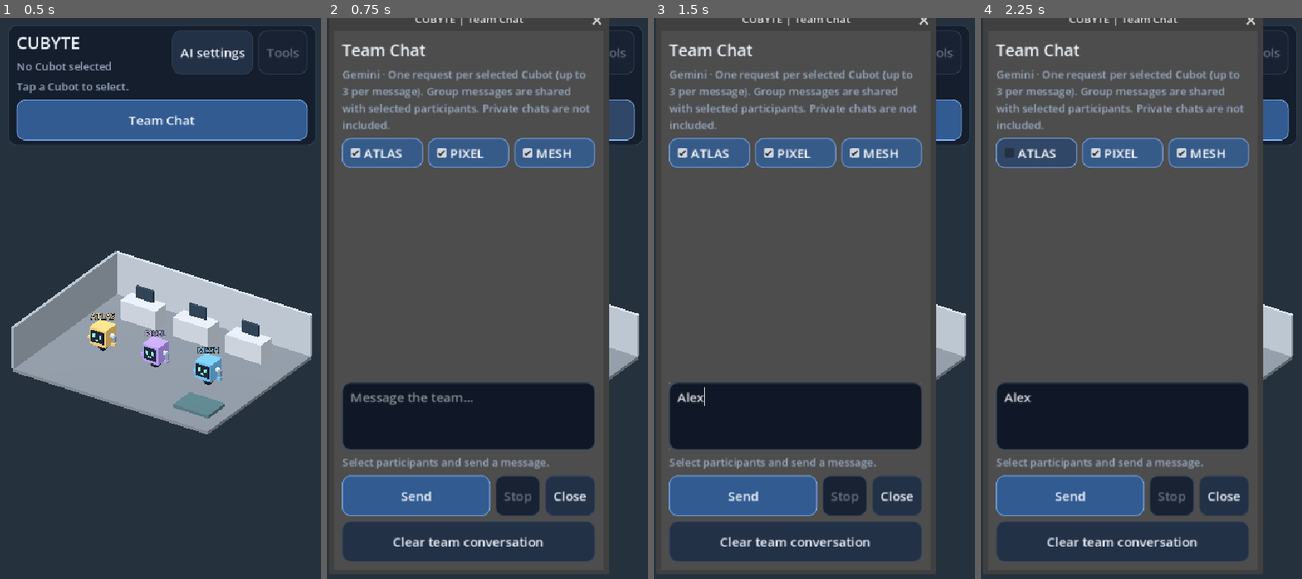
Above: before the commit, frames 1-4 (left to right).
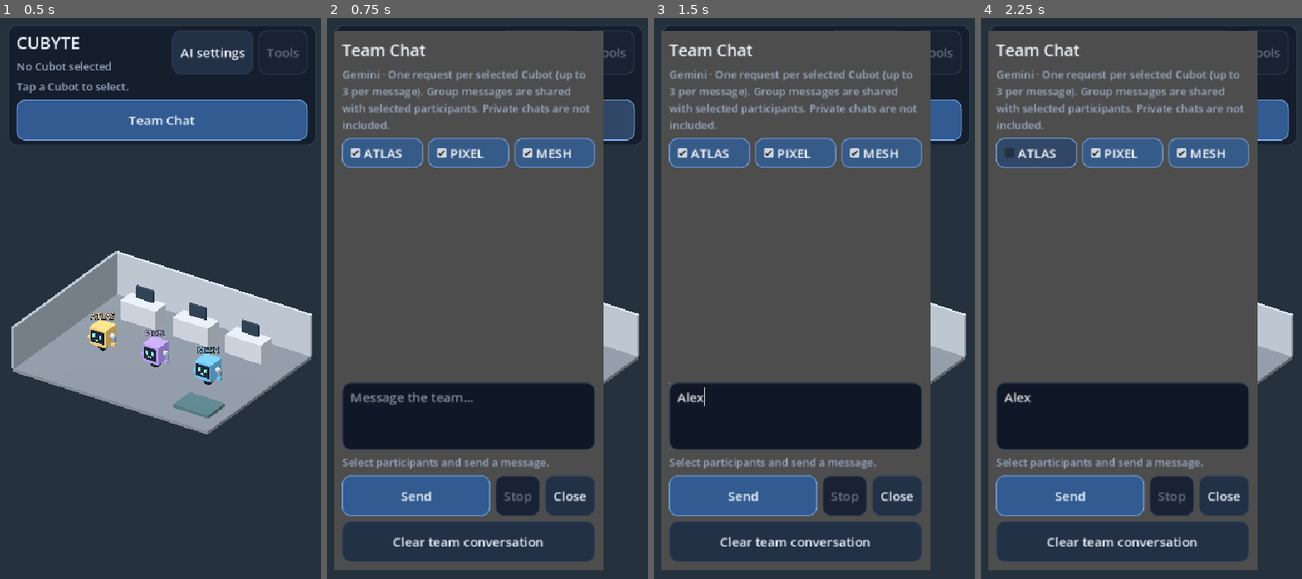
Above: after the commit, the same moments.

Repository: joparoxxx/VOXHAVEN
Game: Godot game, scene res://scenes/office.tscn
Two runs of this game, one before a commit and one after it. Both use one fixed random seed, a clock stepped at 60 frames per second and the inputs below.
Inputs (mouse positions are in pixels of both pictures, inside the frame that each line leads up to):
- Up to frame 1 (0.5 s): no input
- Up to frame 2 (0.75 s): click "Team Chat" at 0.5 s
- Up to frame 3 (1.5 s): click (795, 416) at 1.27 s; type "Alex" at 1.35 s
- Up to frame 4 (2.25 s): click "ATLAS" at 2 s

Frame 1 is identical in both runs. In frame 2, 5.6% of the frame differs, in the area x 0-88%, y 0-100%; in frame 3, 5.6%; in frame 4, 5.6%.

Commit message:
fix(ui): use fixed centered non-draggable modal windows [skip ci]

Diff:
--- a/game/scenes/team_chat.gd
+++ b/game/scenes/team_chat.gd
@@ -23,8 +23,7 @@
 
 func _ready() -> void:
 	title = "CUBYTE | Team Chat"
-	transient = true
-	exclusive = true
+	UI.configure_modal(self)
 	size = Vector2i(450, 860)
 	close_requested.connect(_close)
 	var margin := MarginContainer.new()
@@ -80,7 +79,7 @@
 	if busy:
 		return
 	console = source
-	popup_centered_ratio(0.96)
+	UI.show_modal(self)
 	_refresh()
 
 func _start() -> void:
